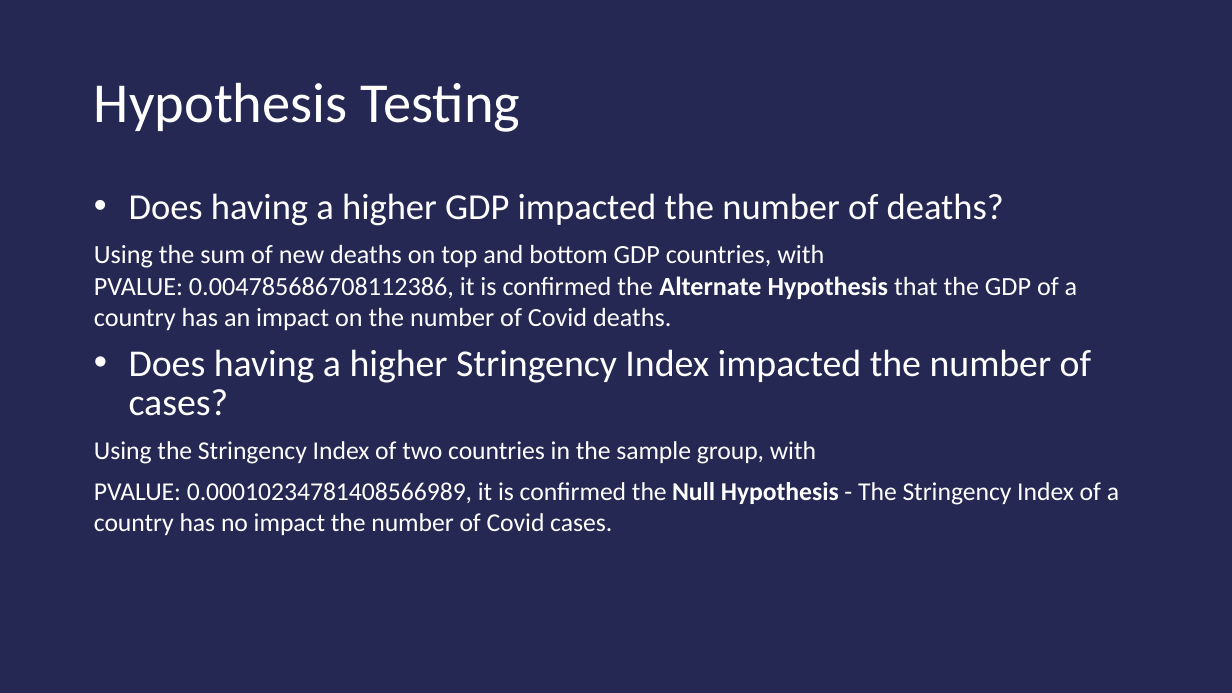
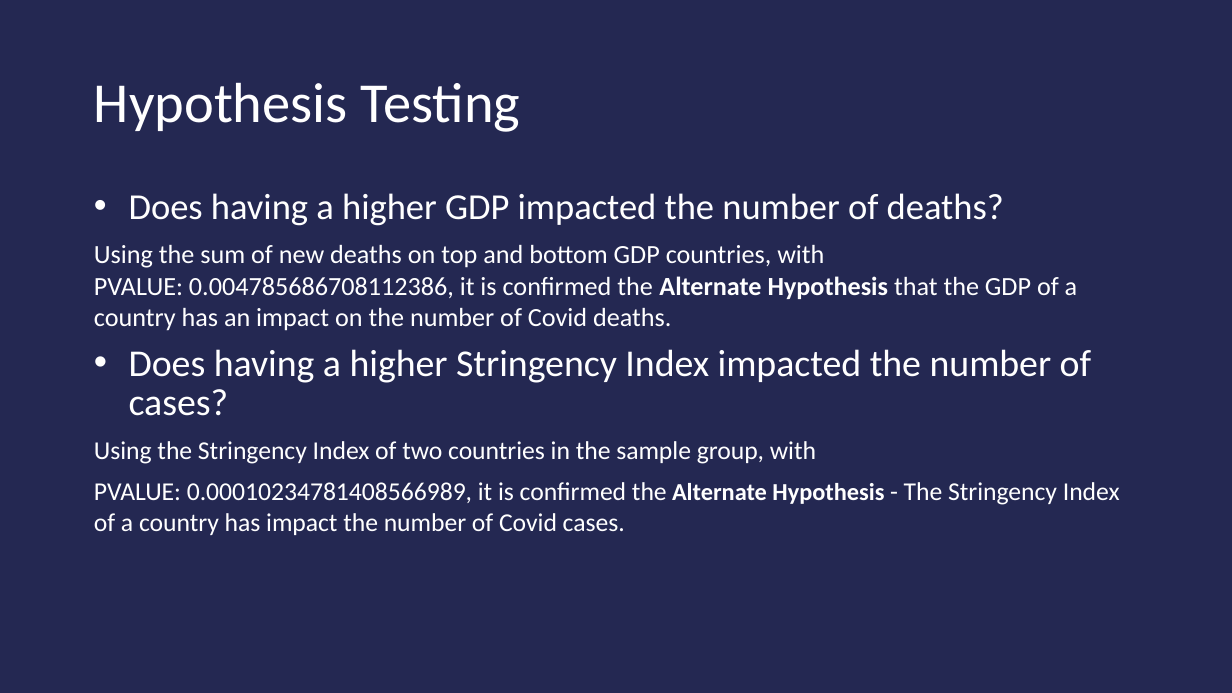
Before and after one commit to CanadianLatin/Project-1, a slide deck: slide 16 of Project1_Presentation.pptx. Drawn at 1232x693 pixels with LibreOffice and Linux fonts; fonts in the diff are those of the drawing. Boxes give left, top, right and bottom in pixels: in the first picture for what was removed or moved away, otherwise in the second. Text is boxed around its words. In the diff, an @@ line names an element or a change of style, - is before the commit and + after.

Commit message:
Correcting Hypothesis

```diff
--- a/Project1_Presentation.pptx
+++ b/Project1_Presentation.pptx
@@ text at (94,482,1120,535): text changed @@
-PVALUE: 0.00010234781408566989, it is confirmed the Null Hypothesis - The Stringency Index of a country has no impact the number of Covid cases.
+PVALUE: 0.00010234781408566989, it is confirmed the Alternate Hypothesis - The Stringency Index of a country has impact the number of Covid cases.
```
Also in this commit, not shown: 1 other file.
